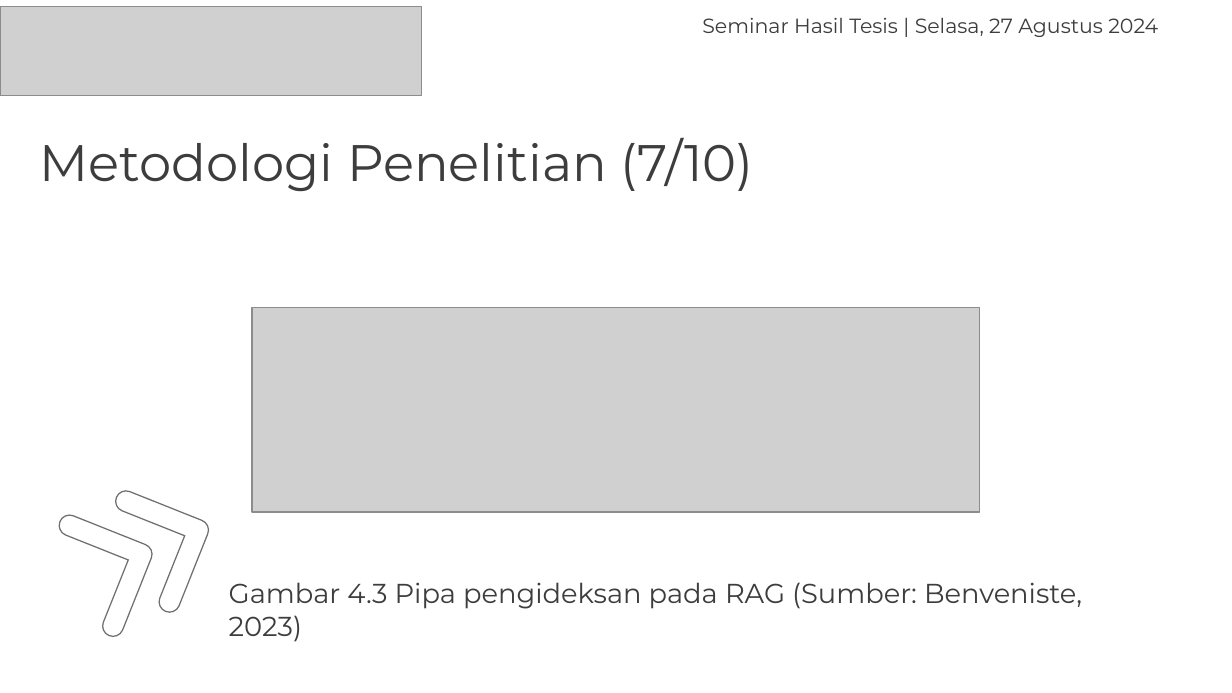
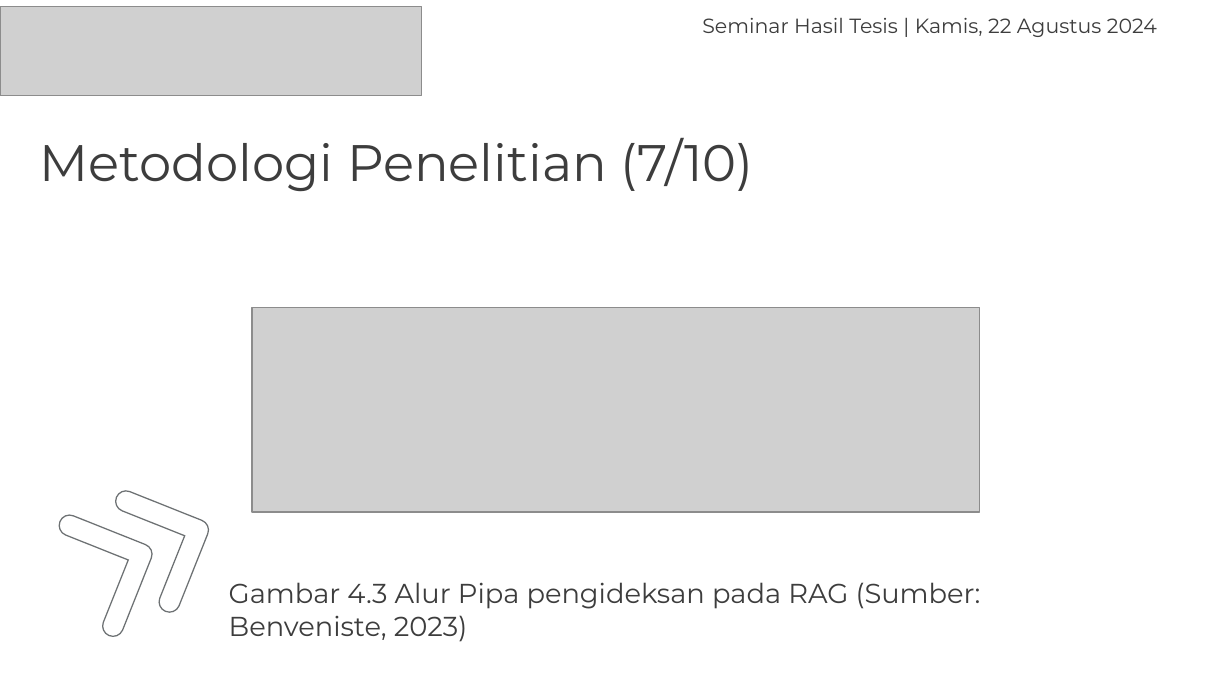
Before and after one commit to haryra/Tesis-s2-ai, a slide deck: slide 25 of Presentasi Hasil Tesis Hary Rachmat 2108207010009.pptx. Drawn at 1232x693 pixels with LibreOffice and Linux fonts; fonts in the diff are those of the drawing; grey boxes stand for pictures. Boxes give left, top, right and bottom in pixels: in the first picture for what was removed or moved away, otherwise in the second. Text is boxed around its words. In the diff, an @@ line names an element or a change of style, - is before the commit and + after.

Commit message:
Commit 9 PPT Seminar Hasil Perbaiki
PPT Seminar Hasil Perbaiki yang Kurang penomoran dan penambahan Keterangan

```diff
--- a/Presentasi Hasil Tesis Hary Rachmat 2108207010009.pptx
+++ b/Presentasi Hasil Tesis Hary Rachmat 2108207010009.pptx
@@ text at [702,18,1157,37]: text changed @@
-Seminar Hasil Tesis | Selasa, 27 Agustus 2024
+Seminar Hasil Tesis | Kamis, 22 Agustus 2024
@@ text at [229,582,981,642]: text changed @@
-Gambar 4.3 Pipa pengideksan pada RAG (Sumber: Benveniste, 2023)
+Gambar 4.3 Alur Pipa pengideksan pada RAG (Sumber: Benveniste, 2023)
```
Also in this commit, not shown: 36 other slides changed.
